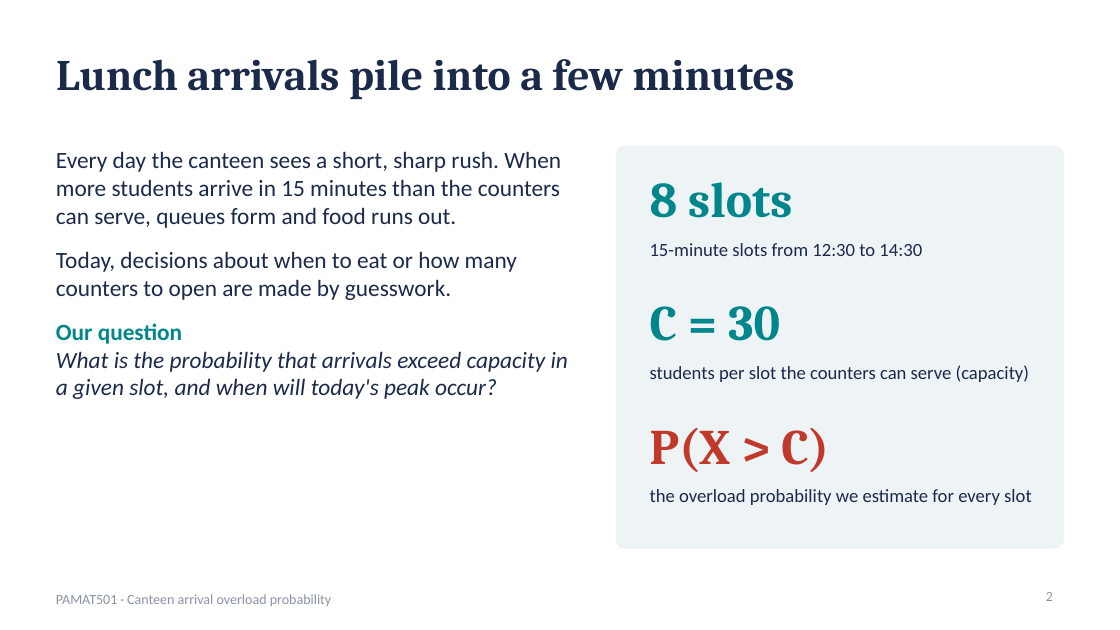
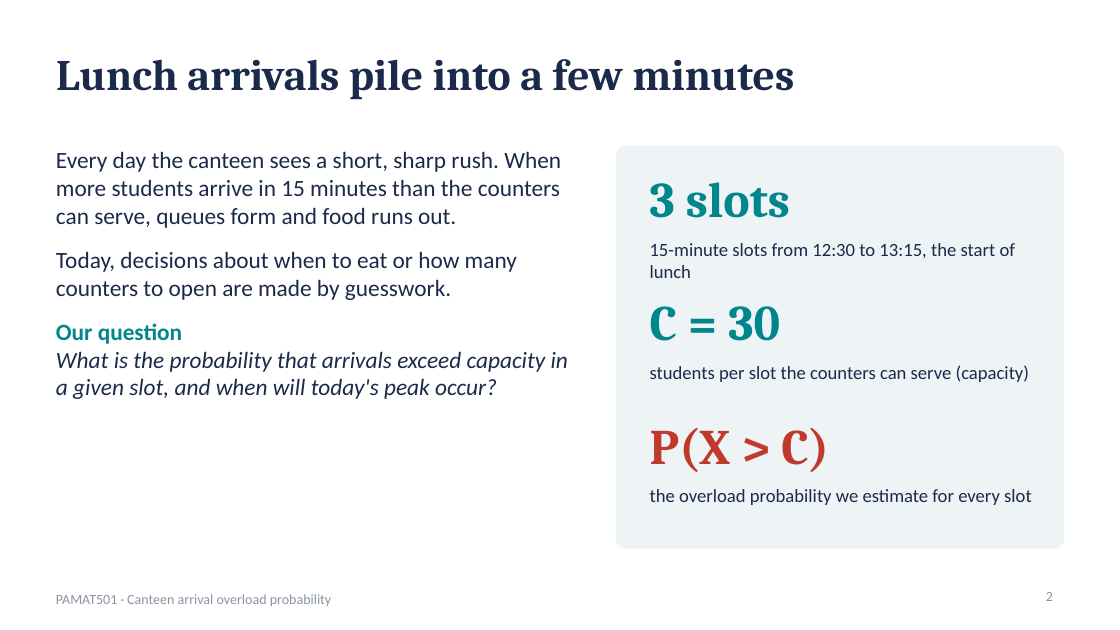
Before and after one commit to FarazAkhtarKhan/CanteenFlow, a slide deck: slide 2 of presentation/canteenflow_presentation.pptx. Drawn at 1120x630 pixels with LibreOffice and Linux fonts; fonts in the diff are those of the drawing. Boxes give left, top, right and bottom in pixels: in the first picture for what was removed or moved away, otherwise in the second. Text is boxed around its words. In the diff, an @@ line names an element or a change of style, - is before the commit and + after.

```diff
--- a/presentation/canteenflow_presentation.pptx
+++ b/presentation/canteenflow_presentation.pptx
@@ text at [650,182,790,218]: text changed @@
-8 slots
+3 slots
@@ text at [650,243,1016,278]: text changed @@
-15-minute slots from 12:30 to 14:30
+15-minute slots from 12:30 to 13:15, the start of lunch
```
Also in this commit, not shown: 14 other slides changed, 28 other files.
